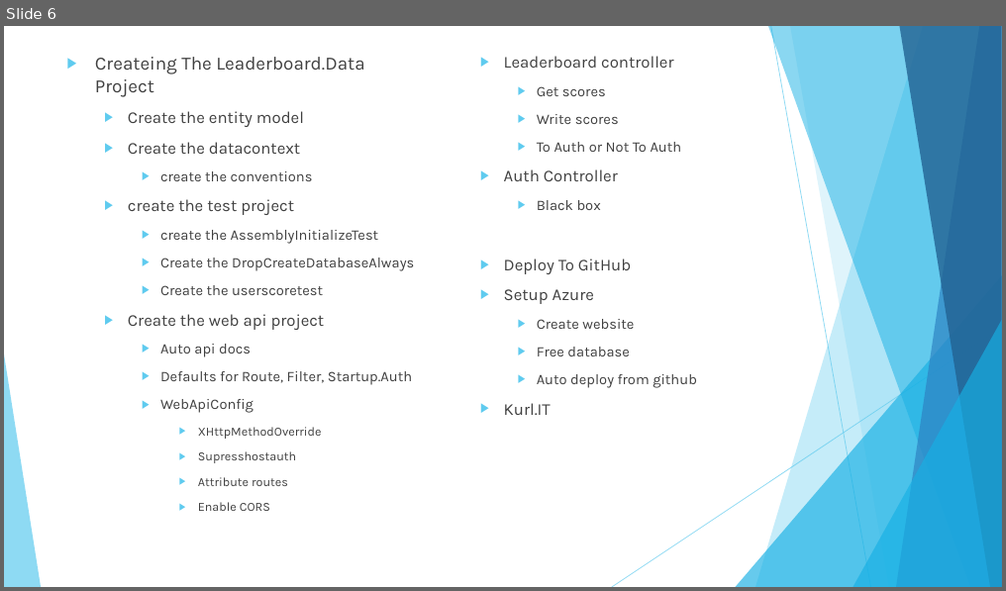
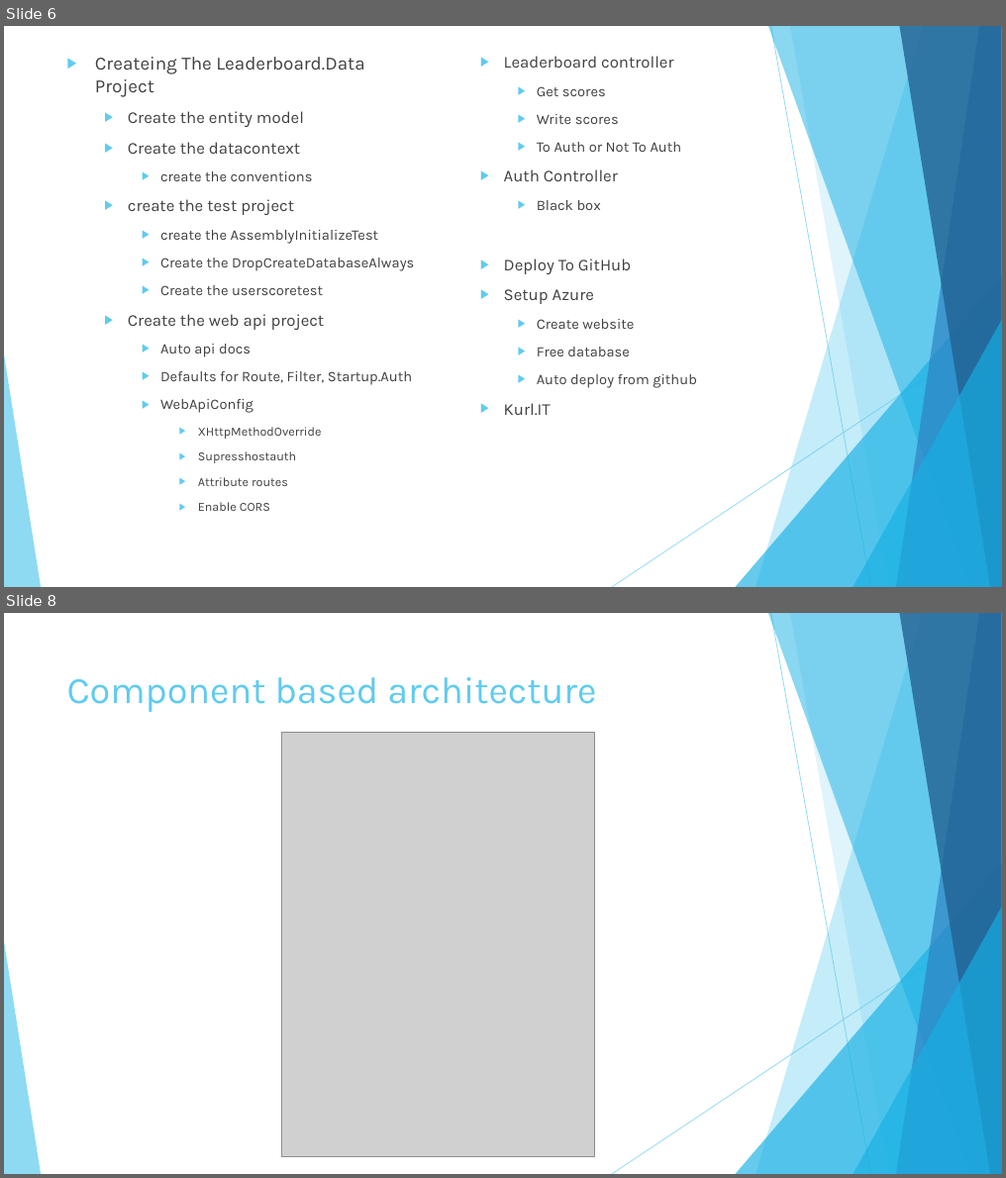
Before and after one commit to andrewboudreau/Leaderboard, a slide deck: Unity 3D and Azure.pptx. Shown one above the other, each under a label of ours: slide 6 before the commit, slides 6 and 8 after it; the slides between them are not shown. The pictures are 1006x591 and 1006x1178 pixels, drawn with LibreOffice and Linux fonts; fonts in the diff are those of the drawing; grey boxes stand for pictures. Boxes give left, top, right and bottom in pixels: in the first picture for what was removed or moved away, otherwise in the second. Text is boxed around its words. In the diff, an @@ line names an element or a change of style, - is before the commit and + after.

```diff
--- a/Unity 3D and Azure.pptx
+++ b/Unity 3D and Azure.pptx
@@ slide 8 added at (x1=4, y1=613, x2=1002, y2=1174), background #FFFFFF; not listed: 10 template elements that a slide beside it also shows @@
@@ title added at (x1=67, y1=677, x2=596, y2=712), 36 pt, text #5FCBEF @@
+Component based architecture
@@ picture added at (x1=281, y1=733, x2=595, y2=1157) @@
```
Also in this commit, not shown: 4 other slides added.
